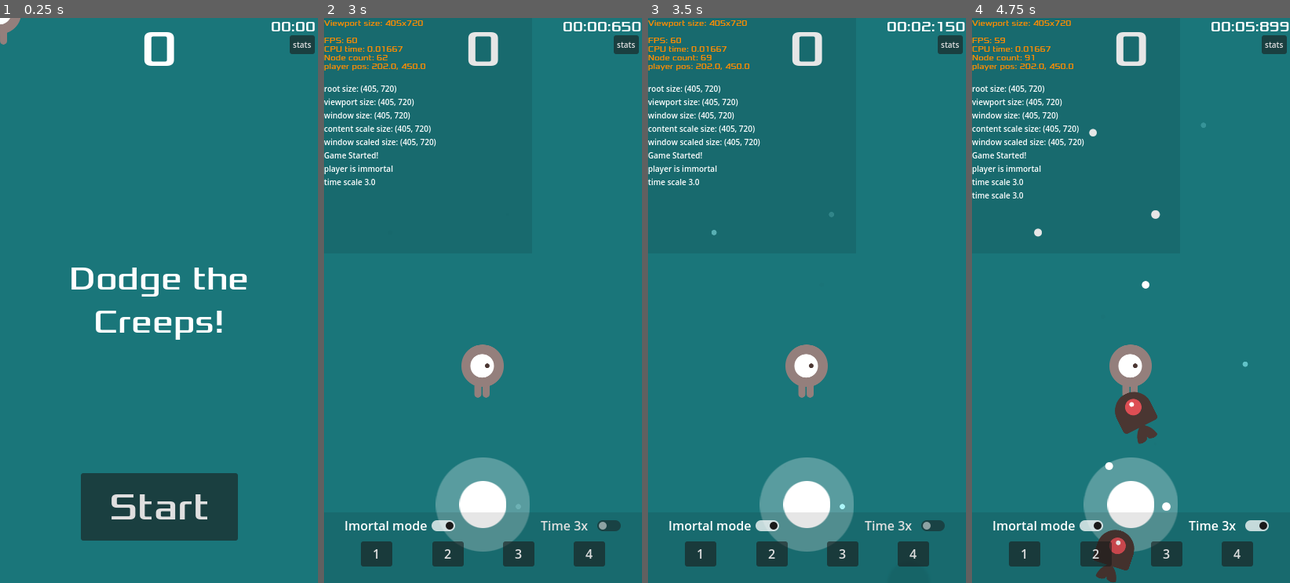
Above: before the commit, frames 1-4 (left to right).
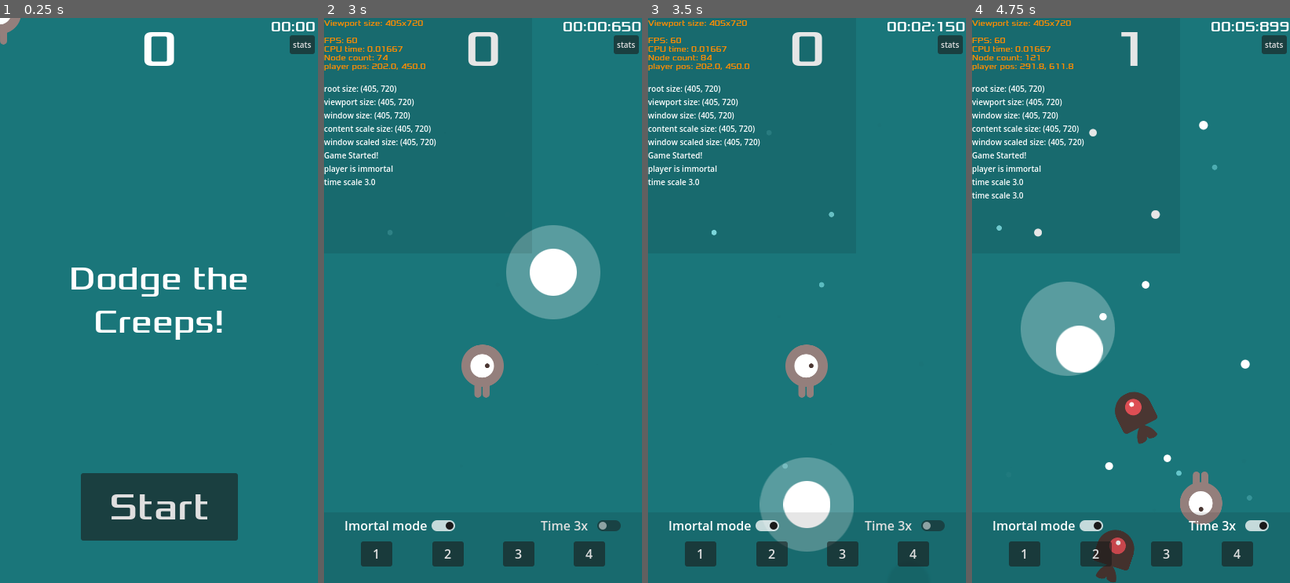
Above: after the commit, the same moments.

Repository: azevedoruan/DodgeTheCreeps
Game: Godot game, scene res://scenes/Main.tscn
Two runs of this game, one before a commit and one after it. Both use one fixed random seed, a clock stepped at 60 frames per second and the inputs below.
Inputs (mouse positions are in pixels of both pictures, inside the frame that each line leads up to):
- Up to frame 1 (0.25 s): no input
- Up to frame 2 (3 s): click "Start" at 0.5 s; click "stats" at 1.25 s; click "Imortal mode" at 2 s; move the mouse to (552, 272) at 2.77 s; hold Right (move_right) from 2.78 s (still down); tap T (time_scale) at 2.85 s; click (552, 272) at 2.92 s
- Up to frame 3 (3.5 s): keep holding Right (move_right)
- Up to frame 4 (4.75 s): release Right (move_right) at 3.5 s; click "Time 3x" at 3.5 s; drag from (1067, 328) to (1165, 503) at 4.27 s

Frame 1 is identical in both runs. In frame 2, 7.7% of the frame differs, in the area x 16-87%, y 6-95%; in frame 3, less than 0.1%; in frame 4, 9.8%, in the area x 7-89%, y 2-95%.

Commit message:
version 1.2.5 - velocidade do player, movimentação sensível, colisor do player

Diff:
--- a/scenes/Player.tscn
+++ b/scenes/Player.tscn
@@ -32,7 +32,7 @@
 }]
 
 [sub_resource type="CircleShape2D" id="CircleShape2D_ph3a5"]
-radius = 20.0
+radius = 18.0
 
 [node name="Player" type="Area2D" groups=["player"]]
 collision_mask = 3
--- a/scripts/JoyStickHandler.gd
+++ b/scripts/JoyStickHandler.gd
@@ -8,6 +8,7 @@
 var stick: Sprite2D
 var distance: float
 var direction: Vector2
+var start_pos: Vector2 = Vector2.ZERO
 
 const STICK_DISTANCE_LIMIT_RADIUS: float = 30.0
 const JOYSTICK_DISTANCE_LIMIT_RADIUS: float = 65.0
@@ -20,8 +21,11 @@
 	joy_stick_instance = joy_stick.instantiate() as Node2D
 	joy_stick_instance.visible = false
 
-	var start_pos: Vector2 = MyUtility.get_window_scaled()
-	joy_stick_instance.position = Vector2(start_pos.x / 2, start_pos.y - 100)
+	if start_pos == Vector2.ZERO:
+		start_pos = MyUtility.get_window_scaled()
+		start_pos = Vector2(start_pos.x / 2, start_pos.y - 100)
+
+	joy_stick_instance.position = start_pos
 	get_parent().add_child.call_deferred(joy_stick_instance)
 
 	stick = joy_stick_instance.get_node("Base/Stick") as Sprite2D
@@ -31,9 +35,10 @@
 	# aciona o joy_stick e sua posição
 	if event is InputEventScreenTouch:
 		if event.is_pressed():
-			if joy_stick_instance.position.distance_to(event.position) < JOYSTICK_DISTANCE_LIMIT_RADIUS:
-				event_index = event.index
+			joy_stick_instance.position = event.position
+			event_index = event.index
 		elif event.is_released():
+			joy_stick_instance.position = start_pos
 			stick.position = Vector2.ZERO
 			direction = Vector2.ZERO
 			event_index = -1
--- a/scripts/Main.gd
+++ b/scripts/Main.gd
@@ -21,6 +21,7 @@
 
 func _ready() -> void:
 	mobs_event_handler.end_event_handler.connect(_on_mobs_event_end)
+	print(hud.name)
 
 
 func _process(delta):
--- a/scripts/Player.gd
+++ b/scripts/Player.gd
@@ -8,7 +8,7 @@
 
 var screen_size
 
-const SPEED: float = 9.2
+const SPEED: float = 185
 
 
 func _ready():
@@ -16,7 +16,7 @@
 
 
 func _process(delta):
-	var velocity: Vector2 = joystick_handler.direction * joystick_handler.distance
+	var velocity: Vector2 = joystick_handler.direction
 
 	if velocity.length() > 0:
 		$AnimatedSprite2D.play()
--- a/scripts/bubble_handler.gd
+++ b/scripts/bubble_handler.gd
@@ -1,7 +1,7 @@
 extends Node2D
 class_name BubbleHandler
 
-const START_TIME: float = 0.75
+const START_TIME: float = 0.4
 const BUBBLE_MAX_COUNT: int = 100
 const BUBBLE: PackedScene = preload("res://scenes/bubble_traditional.tscn")
 
Not shown, changed: export_presets.cfg
